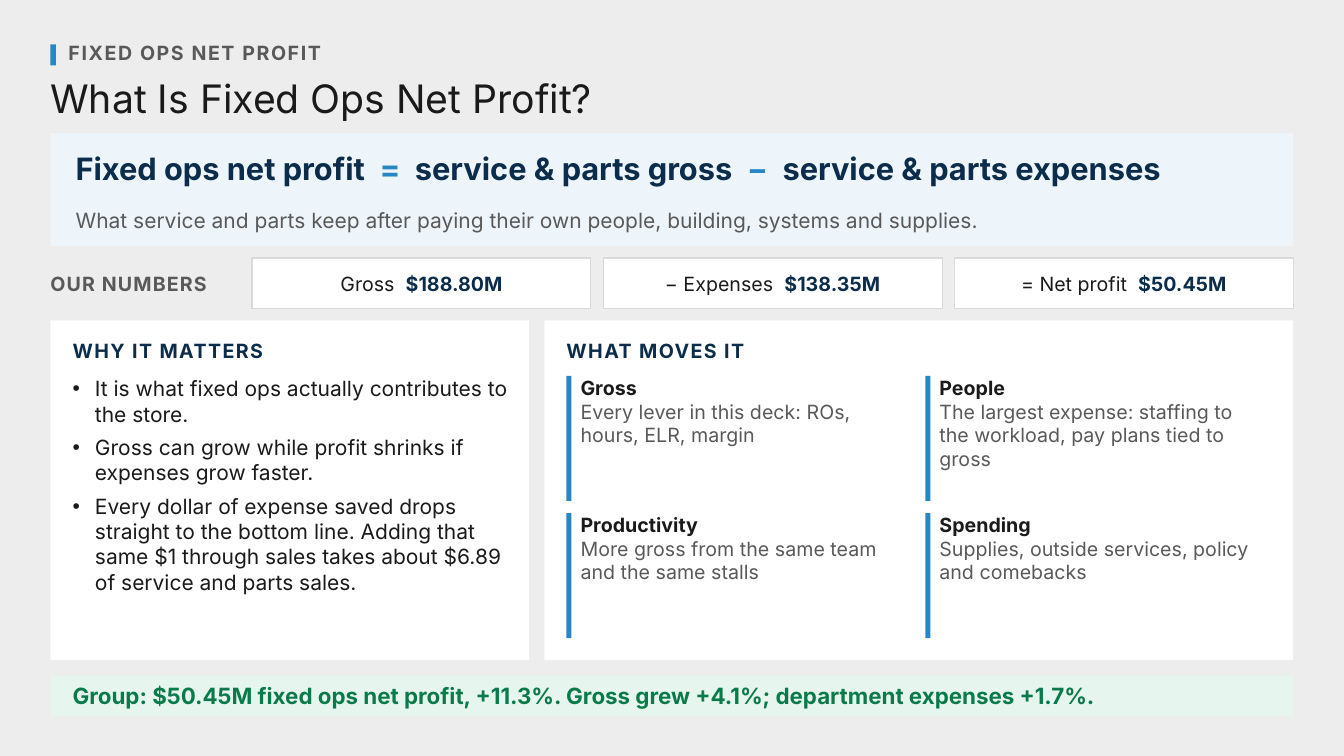
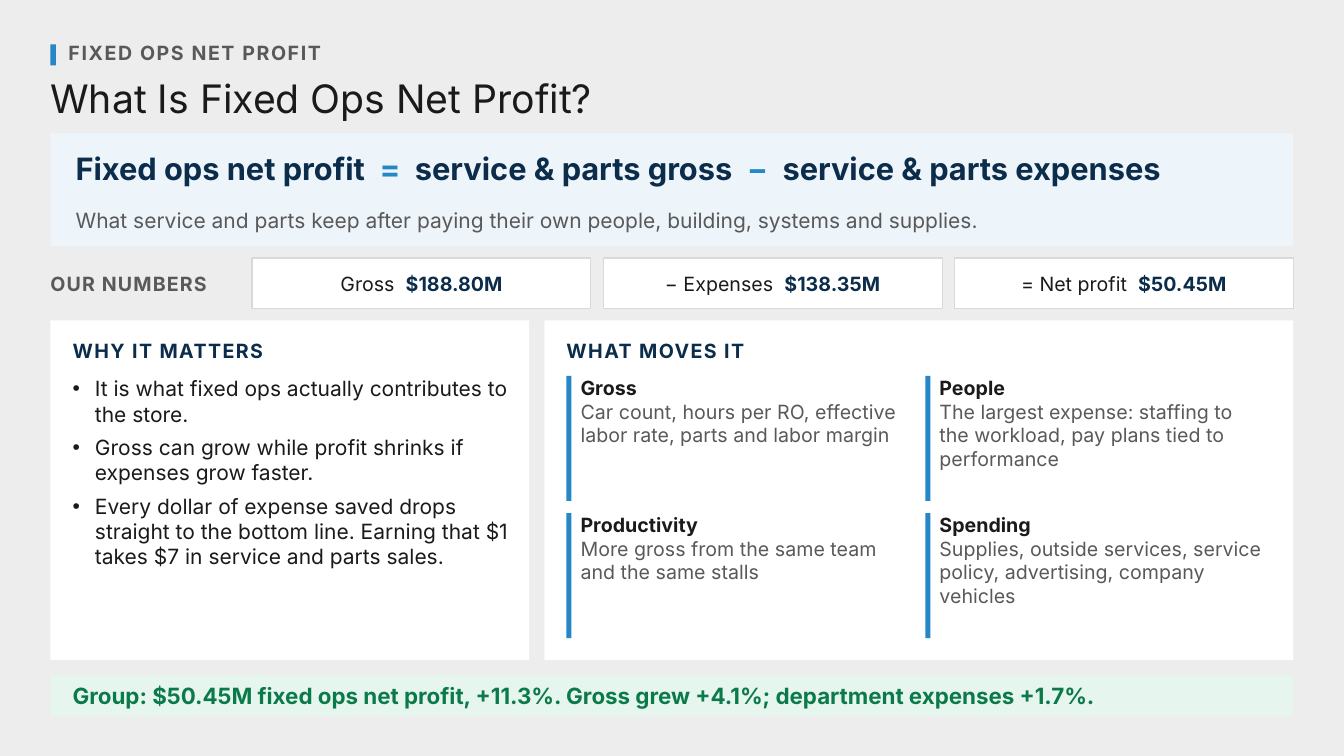
Before and after one commit to Ndresner/Noah, a slide deck: slide 4 of day2-deck/decks/Fixed Ops - Day 2 Example Test Deck.pptx. Drawn at 1344x756 pixels with LibreOffice and Linux fonts; fonts in the diff are those of the drawing. Boxes give left, top, right and bottom in pixels: in the first picture for what was removed or moved away, otherwise in the second. Text is boxed around its words. In the diff, an @@ line names an element or a change of style, - is before the commit and + after.

```diff
--- a/day2-deck/decks/Fixed Ops - Day 2 Example Test Deck.pptx
+++ b/day2-deck/decks/Fixed Ops - Day 2 Example Test Deck.pptx
@@ text at [581, 404, 896, 446]: text changed @@
-Every lever in this deck: ROs, hours, ELR, margin
+Car count, hours per RO, effective labor rate, parts and labor margin
@@ text at [939, 404, 1232, 470]: text changed @@
-The largest expense: staffing to the workload, pay plans tied to gross
+The largest expense: staffing to the workload, pay plans tied to performance
@@ text at [95, 498, 508, 569]: text changed @@
-• Every dollar of expense saved drops straight to the bottom line. Adding that same $1 through sales takes about $6.89 of service and parts sales.
+• Every dollar of expense saved drops straight to the bottom line. Earning that $1 takes $7 in service and parts sales.
@@ text at [939, 541, 1261, 603]: text changed @@
-Supplies, outside services, policy and comebacks
+Supplies, outside services, service policy, advertising, company vehicles
```
Also in this commit, not shown: 43 other slides changed, 1 slide removed, 46 other files.
